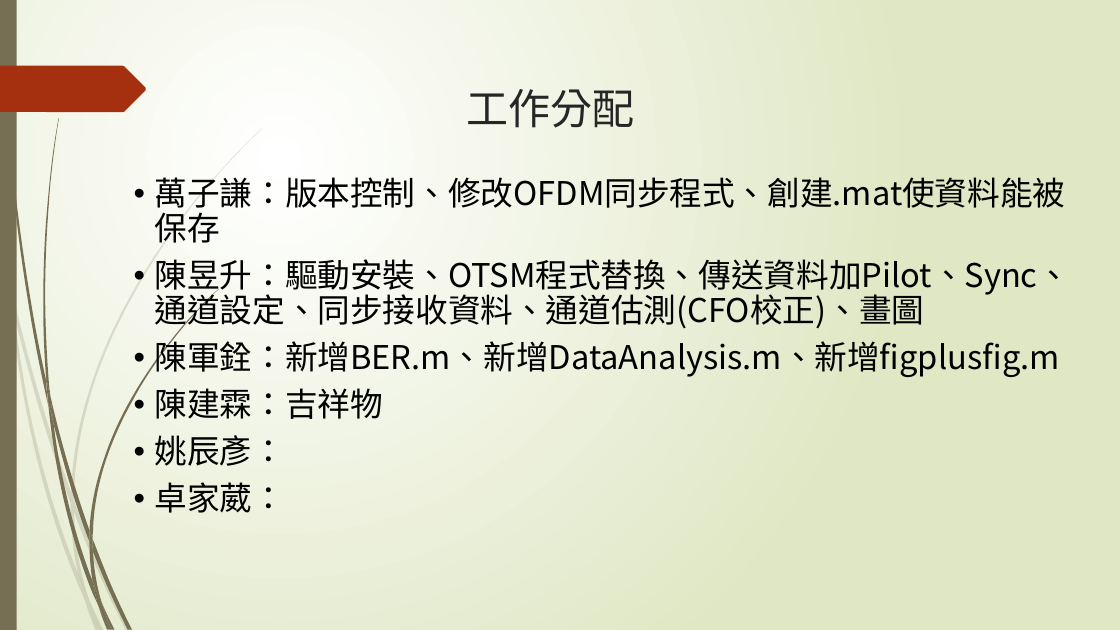
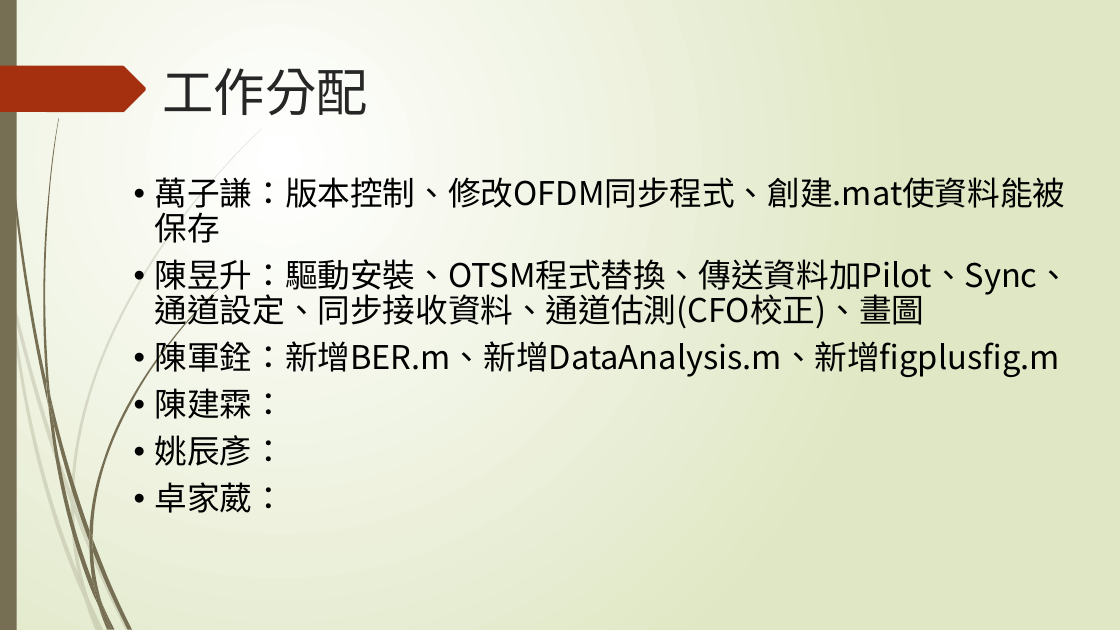
Before and after one commit to NIUWCSP/OTSM, a slide deck: slide 12 of report/以SDR實現OTSM通訊技術.pptx (slide 11 before the commit). Drawn at 1120x630 pixels with LibreOffice and Linux fonts; fonts in the diff are those of the drawing. Boxes give left, top, right and bottom in pixels: in the first picture for what was removed or moved away, otherwise in the second. Text is boxed around its words. In the diff, an @@ line names an element or a change of style, - is before the commit and + after.

```diff
--- a/report/以SDR實現OTSM通訊技術.pptx
+++ b/report/以SDR實現OTSM通訊技術.pptx
@@ title "工作分配": place and size @@
-title "工作分配" at <box>466,89,634,128</box>
+title "工作分配" at <box>163,68,368,115</box>
@@ title "工作分配" at <box>163,68,368,115</box>: size 36 to 44 pt, font League Spartan to Noto Sans CJK JP; alignment centre to left @@
@@ text at <box>155,388,286,419</box>: text changed @@
-• 陳建霖：吉祥物
+• 陳建霖：
```
Also in this commit, not shown: 11 other slides changed, 1 slide added, 1 slide removed.
